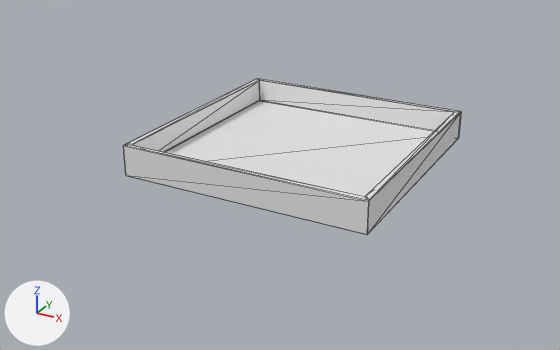
Before and after pictures for a commit that changed the FBX model Assets/Models/Containers/RaisedBedLarge.fbx.
Both versions are drawn from a 50 mm camera at (2.66, -5.21, 2.39) aimed at (-0.1, -0.18, -0.12). The lights are fixed; the arrows at lower left show +X, +Y and +Z. Mesh edges are drawn as thin lines. Where no turn or scale is listed for an object, it has been applied to the vertices.

Names of what the first picture shows: 'RaisedBedLarge'.
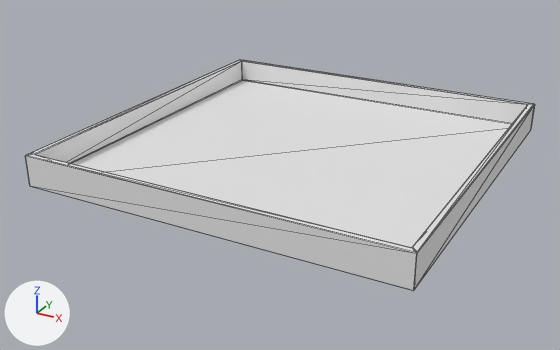
Location of each change, (x1, y1, x2, y2) in pixels of the pictures (560 x 350 px; the box of a moved part takes in the faces that stretch with it):
'RaisedBedLarge', reshaped (51% wider, 48% taller)
    before: (123, 79, 461, 234)
    after: (25, 60, 535, 290)
part 2 of me_mesh, moved or reshaped
    before: (125, 79, 260, 152)
    after: (27, 60, 242, 163)
part 3 of me_mesh, moved or reshaped
    before: (124, 145, 369, 234)
    after: (25, 154, 417, 290)
part 4 of me_mesh, moved or reshaped
    before: (166, 79, 461, 233)
    after: (71, 60, 535, 289)

The change in detail:
me_mesh has 56 vertices, 108 faces and spans x -1.0..1.0, y -1.0..1.0, z 0.0..0.25.
me_mesh is used by ob_raisedbedlarge; location (0.0, 0.0, 0.0).
me_mesh part 1: all 14 vertices in x -1.0..-0.94, y -1.0..-0.94, z 0.0..0.25 are moved by (-0.5, -0.5, 0.0).
me_mesh part 2: all 14 vertices in x -1.0..-0.94, y 0.94..1.0, z 0.0..0.25 are moved by (-0.5, 0.5, 0.0).
me_mesh part 3: all 14 vertices in x 0.94..1.0, y -1.0..-0.94, z 0.0..0.25 are moved by (0.5, -0.5, 0.0).
me_mesh part 4: all 14 vertices in x 0.94..1.0, y 0.94..1.0, z 0.0..0.25 are moved by (0.5, 0.5, 0.0).
